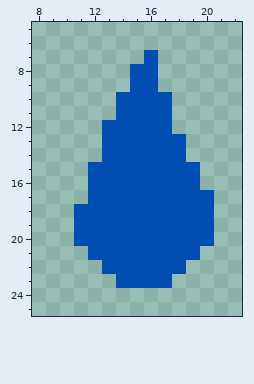
Pixel-art sprite: Assets/Scenes/Water Icon.png. Above is the file before it was changed.
The file is 256x256 pixels, drawn in blocks of 8x8; one block is one cell here. Shown: x 8..22, y 5..25.
And afterwards:
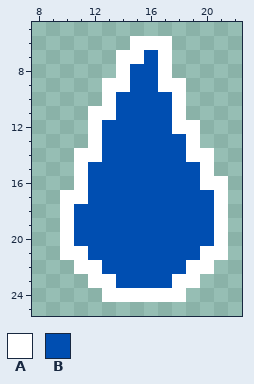
Palette (. is transparent): A #ffffff  B #004eb1
The exact change:
Changed rows in their new state; - is an unchanged pixel.
first column x 10:
 6 -----AAA----
 7 ----AA-A----
 8 ----A--A----
 9 ---AA--AA---
10 ---A----A---
11 --AA----A---
12 --A-----AA--
13 --A------A--
14 -AA------AA-
15 -A--------A-
16 -A--------AA
17 AA---------A
18 A----------A
19 A----------A
20 A----------A
21 AA--------AA
22 -AA------AA-
23 --AA----AA--
24 ---AAAAAA---
Pixel boxes of the changes (left, top, right, bottom) in both pictures:
added: (60, 36, 228, 302)
